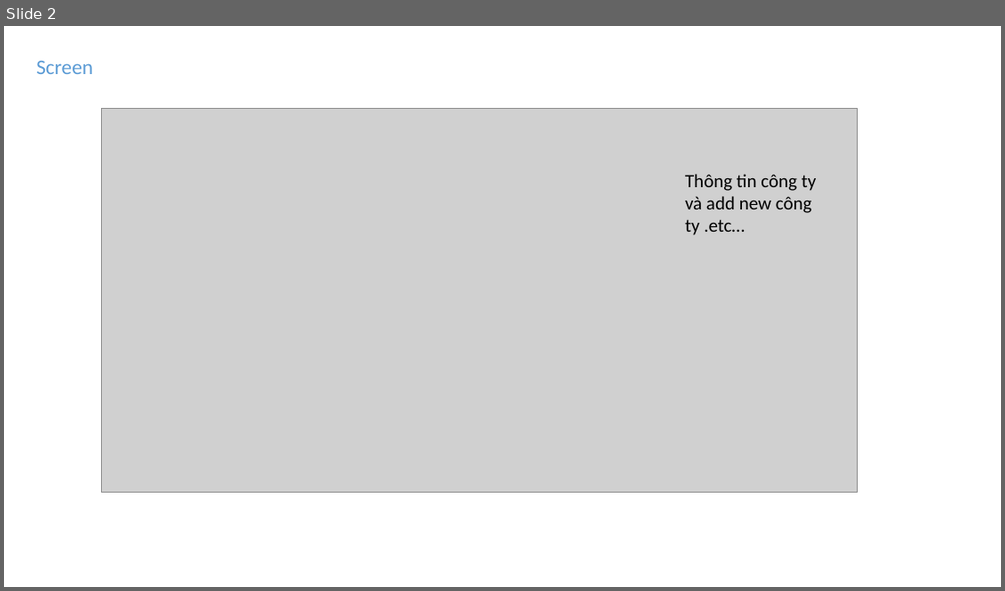
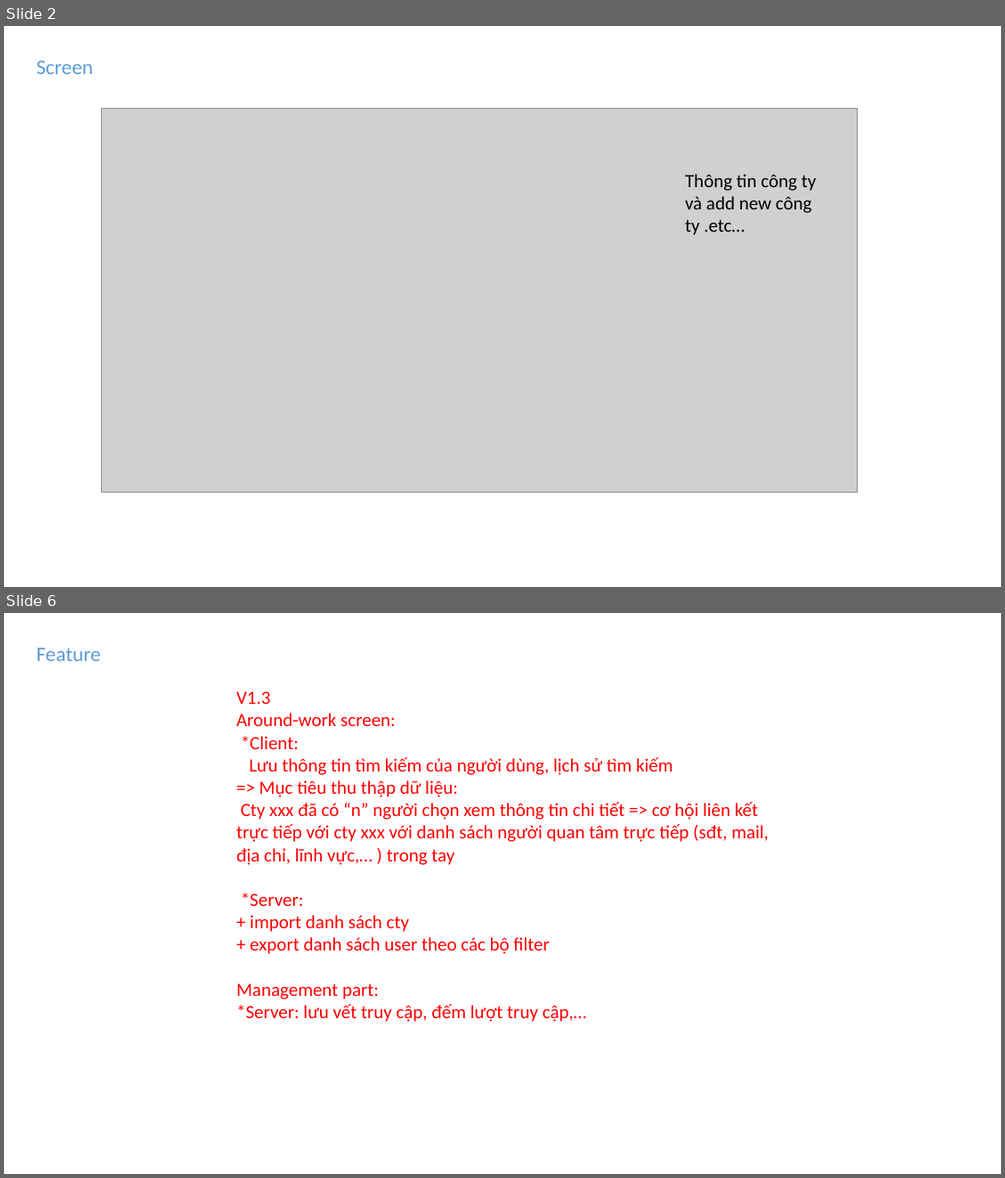
Before and after one commit to kimmanhcuong96/around-work-docs, a slide deck: Plain-plan.pptx. Shown one above the other, each under a label of ours: slide 2 before the commit, slides 2 and 6 after it; the slides between them are not shown. The pictures are 1005x591 and 1005x1178 pixels, drawn with LibreOffice and Linux fonts; fonts in the diff are those of the drawing; grey boxes stand for pictures. Boxes give left, top, right and bottom in pixels: in the first picture for what was removed or moved away, otherwise in the second. Text is boxed around its words. In the diff, an @@ line names an element or a change of style, - is before the commit and + after.

```diff
--- a/Plain-plan.pptx
+++ b/Plain-plan.pptx
@@ slide 6 added at bbox=[4, 613, 1001, 1174], background #FFFFFF @@
@@ text added at bbox=[36, 648, 101, 661], 20 pt, text #5B9BD5 @@
+Feature
@@ text added at bbox=[236, 691, 769, 1022], 18 pt, text #FF0000 @@
+V1.3
+Around-work screen:
+*Client:
+Lưu thông tin tìm kiếm của người dùng, lịch sử tìm kiếm
+=> Mục tiêu thu thập dữ liệu:
+Cty xxx đã có “n” người chọn xem thông tin chi tiết => cơ hội liên kết trực tiếp với cty xxx với danh sách người quan tâm trực tiếp (sđt, mail, địa chỉ, lĩnh vực,… ) trong tay
+*Server:
++ import danh sách cty
++ export danh sách user theo các bộ filter
+Management part:
+*Server: lưu vết truy cập, đếm lượt truy cập,…
```
Also in this commit, not shown: 4 slides changed, 1 other slide added.
